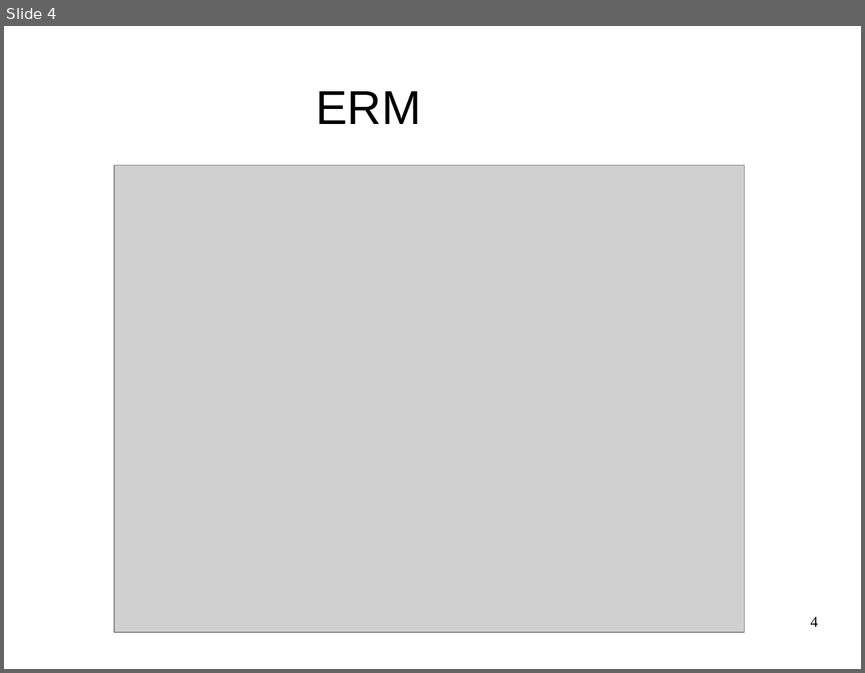
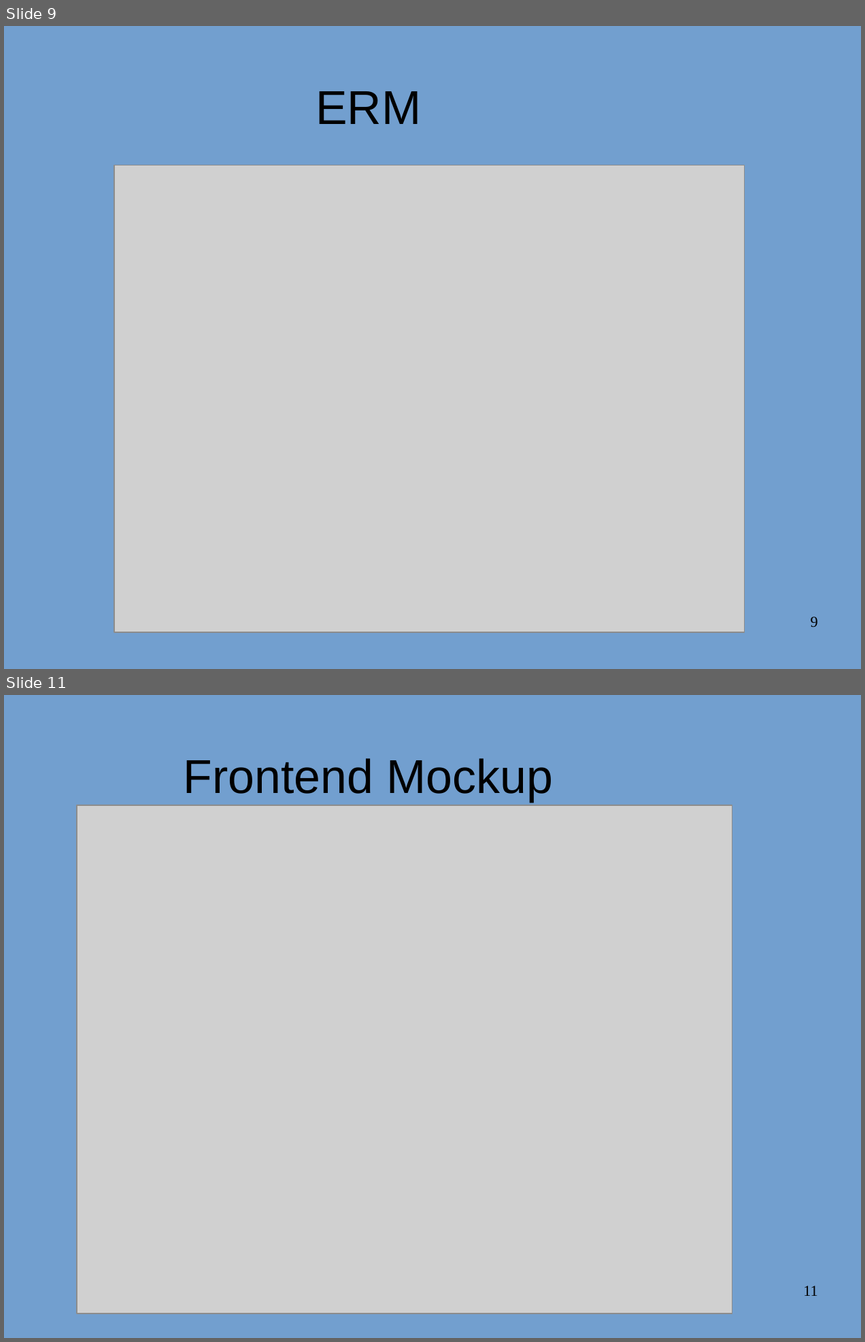
Before and after one commit to JackWolfskind/Tannte-Emma, a slide deck: doc/Präsentation/Präsentation.odp. Shown one above the other, each under a label of ours: slide 4 before the commit, slides 9 and 11 after it; the slides between them are not shown. The pictures are 865x673 and 865x1342 pixels, drawn with LibreOffice and Linux fonts; fonts in the diff are those of the drawing; grey boxes stand for pictures; background and template pictures are left out. Boxes give left, top, right and bottom in pixels: in the first picture for what was removed or moved away, otherwise in the second. Text is boxed around its words. In the diff, an @@ line names an element or a change of style, - is before the commit and + after.

```diff
--- a/doc/Präsentation/Präsentation.odp
+++ b/doc/Präsentation/Präsentation.odp
@@ slide 11 added at [4,695,861,1338], background #729FCF @@
@@ title added at [184,758,553,802], 44 pt, text #000000 @@
+Frontend Mockup
@@ picture added at [77,805,732,1314] @@
@@ page number added at [803,1285,817,1295], 14 pt, text #000000 @@
+11
@@ what was slide 4 is now slide 9 @@
@@ slide 9 changed as well @@
@@ background #FFFFFF to #729FCF @@
@@ page number at [810,616,818,626]: text changed @@
-4
+9
```
Also in this commit, not shown: 3 other slides changed, 7 other slides added, 5 other files.
